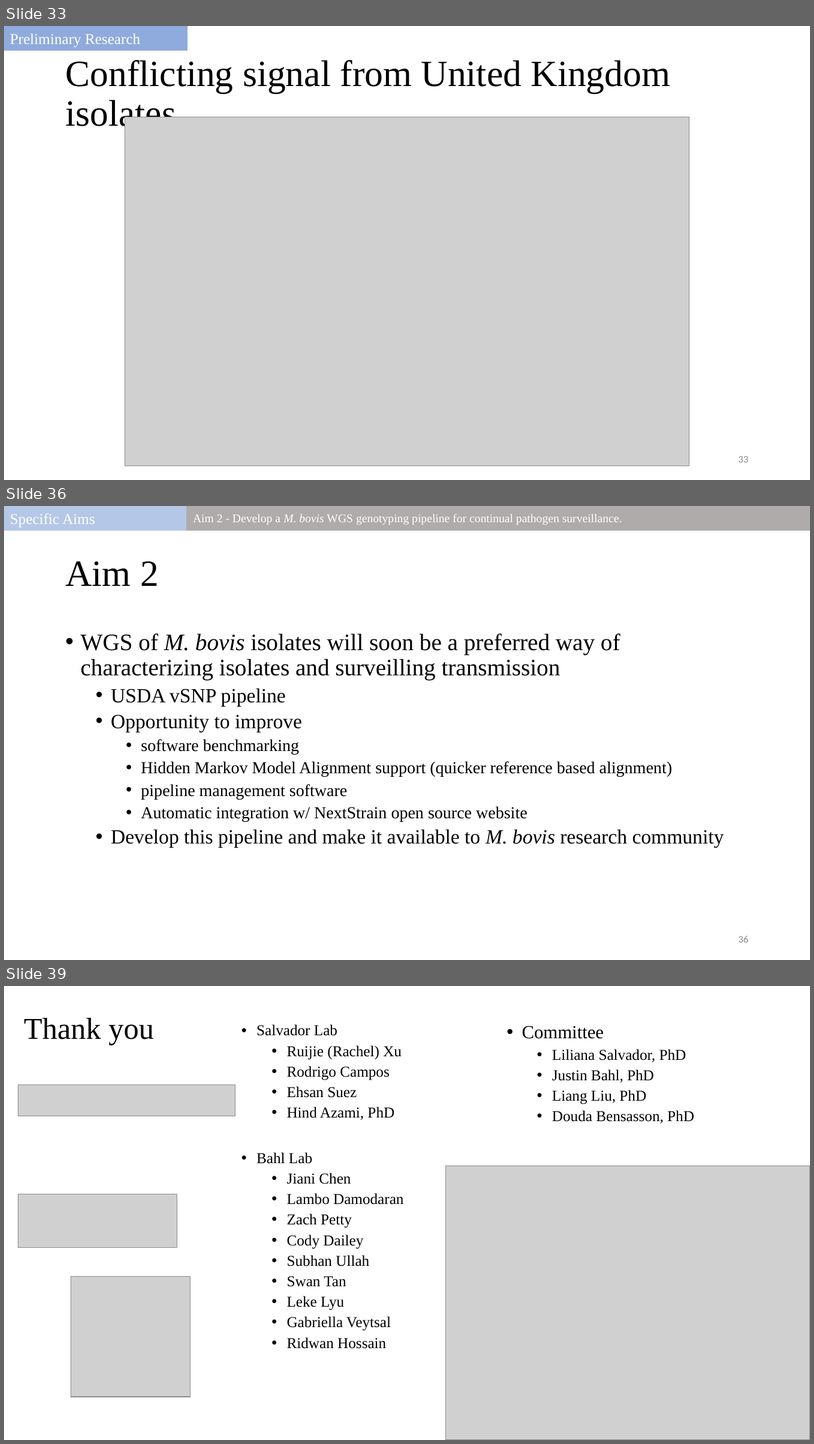
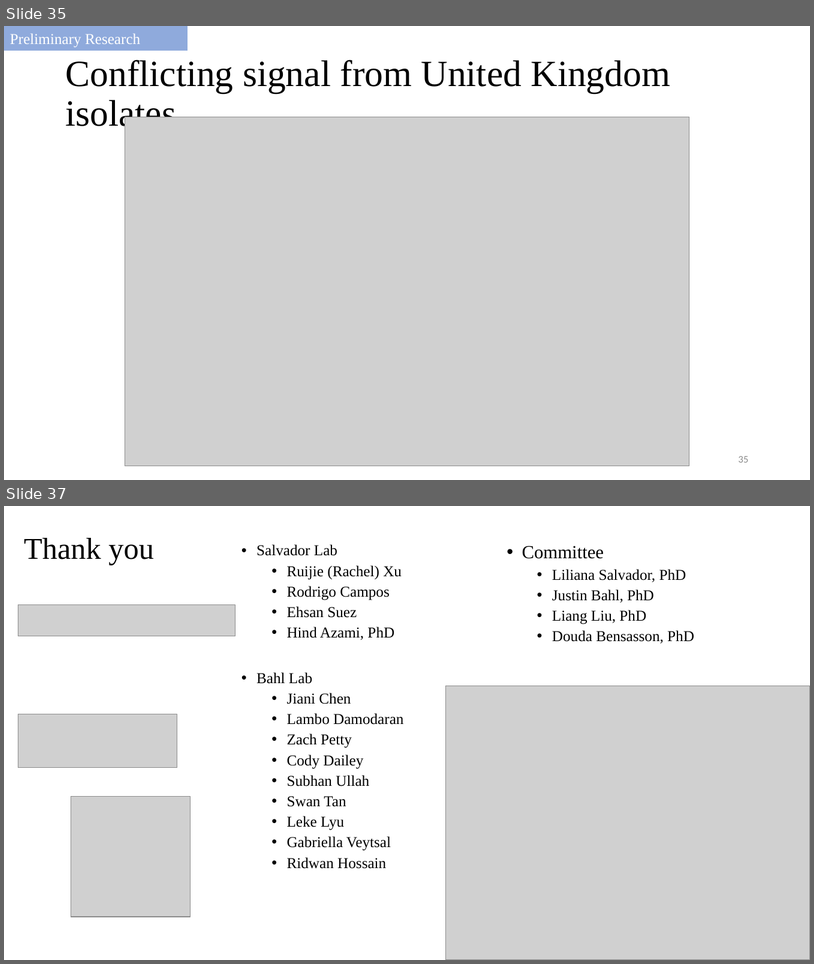
Before and after one commit to salvadorlab/Bovis-PangenomeOfReservoirs, a slide deck: Resources/2021_committeemeeting.pptx. Shown one above the other, each under a label of ours: slides 33, 36 and 39 before the commit, slides 35 and 37 after it; the slides between them are not shown. The pictures are 814x1444 and 814x964 pixels, drawn with LibreOffice and Linux fonts; fonts in the diff are those of the drawing; grey boxes stand for pictures. Boxes give left, top, right and bottom in pixels: in the first picture for what was removed or moved away, otherwise in the second. Text is boxed around its words. In the diff, an @@ line names an element or a change of style, - is before the commit and + after.

```diff
--- a/Resources/2021_committeemeeting.pptx
+++ b/Resources/2021_committeemeeting.pptx
@@ slide 36 removed at bbox=[4, 506, 810, 960], background #FFFFFF @@
@@ rectangle removed at bbox=[4, 506, 188, 530] @@
-Specific Aims
@@ rectangle removed at bbox=[188, 506, 810, 530] @@
-Aim 2 - Develop a M. bovis WGS genotyping pipeline for continual pathogen surveillance.
@@ title removed at bbox=[65, 561, 159, 586] @@
-Aim 2
@@ text removed at bbox=[81, 633, 725, 847] @@
-• WGS of M. bovis isolates will soon be a preferred way of characterizing isolates and surveilling transmission
-  • USDA vSNP pipeline
-  • Opportunity to improve
-    • software benchmarking
-    • Hidden Markov Model Alignment support (quicker reference based alignment)
-    • pipeline management software
-    • Automatic integration w/ NextStrain open source website
-  • Develop this pipeline and make it available to M. bovis research community
@@ page number removed at bbox=[738, 936, 749, 942] @@
-36
@@ what was slide 33 is now slide 35 @@
@@ page number at bbox=[738, 456, 749, 462]: text changed @@
-33
+35
@@ what was slide 39 is now slide 37 @@
```
Also in this commit, not shown: 2 slides changed, 6 slides added, 7 other slides removed, 5 other files.
